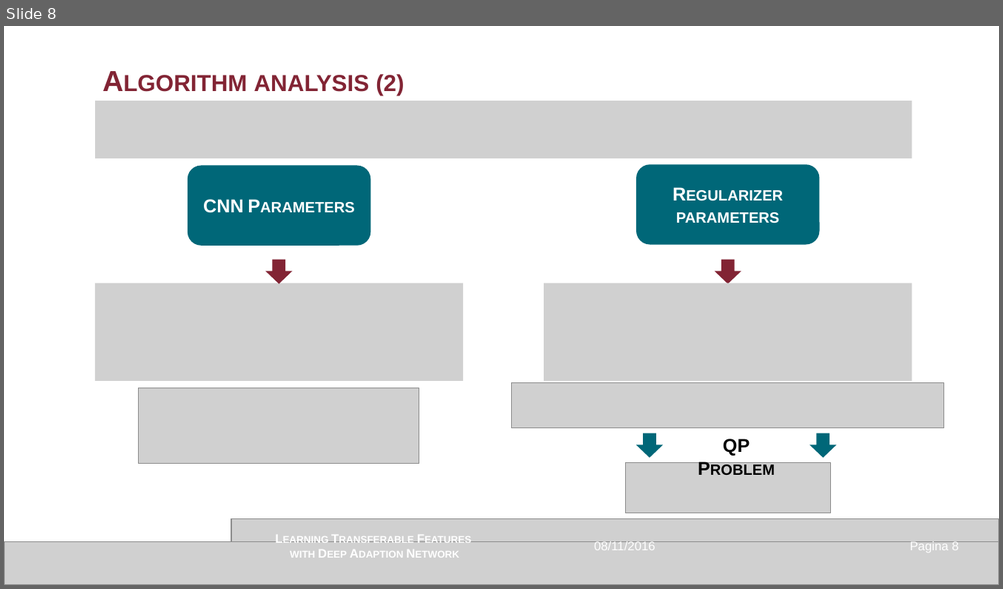
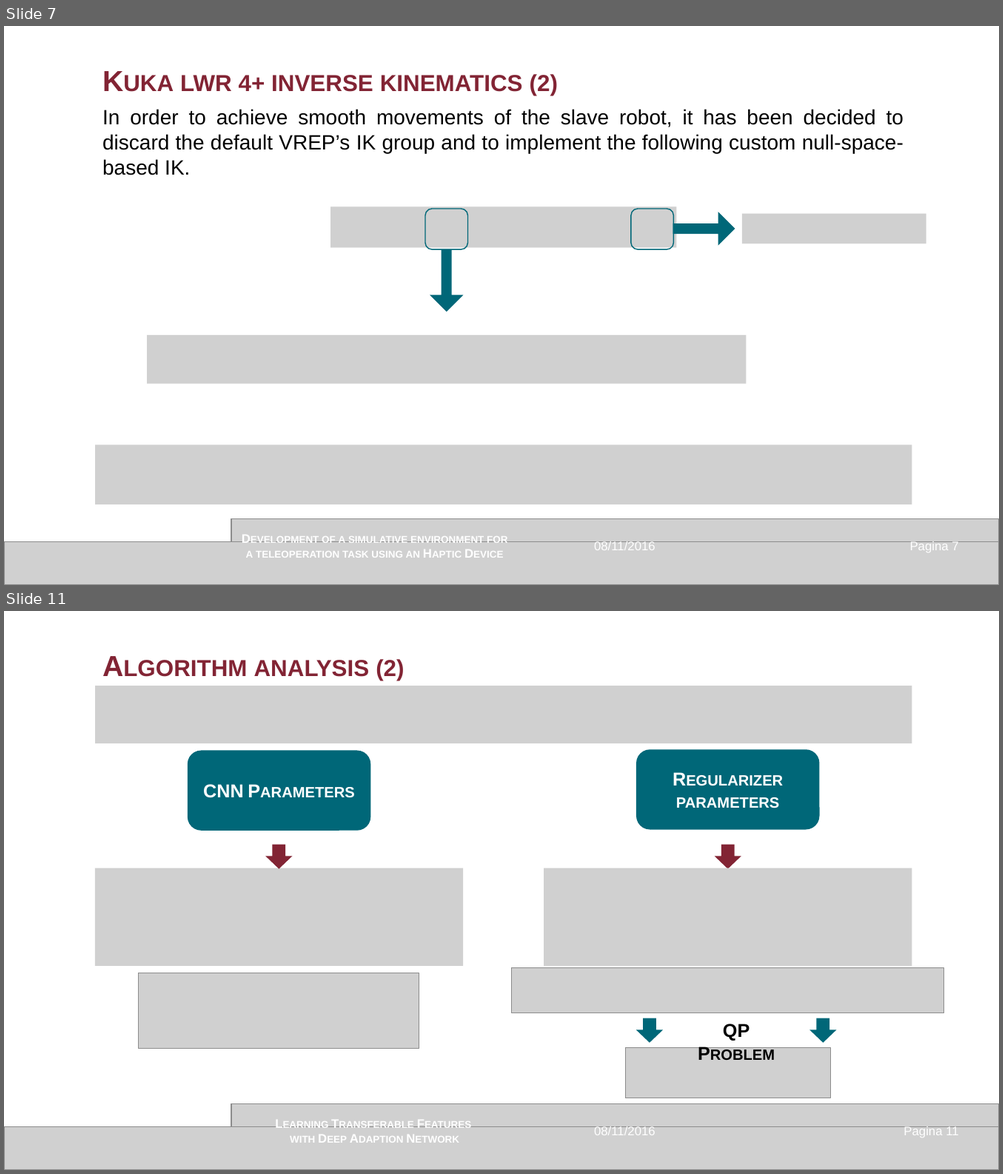
Before and after one commit to GianMassimiani/MEDROB2_VREP, a slide deck: 3_PPT/Presentazione_v1.0_IRVIN.pptx. Shown one above the other, each under a label of ours: slide 8 before the commit, slides 7 and 11 after it; the slides between them are not shown. The pictures are 1003x589 and 1003x1174 pixels, drawn with LibreOffice and Linux fonts; fonts in the diff are those of the drawing; grey boxes stand for pictures. Boxes give left, top, right and bottom in pixels: in the first picture for what was removed or moved away, otherwise in the second. Text is boxed around its words. In the diff, an @@ line names an element or a change of style, - is before the commit and + after.

```diff
--- a/3_PPT/Presentazione_v1.0_IRVIN.pptx
+++ b/3_PPT/Presentazione_v1.0_IRVIN.pptx
@@ slide 7 added at (x1=4, y1=26, x2=999, y2=585), background #FFFFFF @@
@@ text added at (x1=180, y1=74, x2=558, y2=96), 28 pt, text #822434, bold, small capitals @@
+Kuka lwr 4+ inverse kinematics (2)
@@ text added at (x1=102, y1=109, x2=903, y2=153), 20 pt, text #000000 @@
+In order to achieve smooth movements of the slave robot, it has been decided to discard the default VREP’s IK group and to implement the following custom null-space-based IK.
@@ picture added at (x1=331, y1=207, x2=677, y2=247) @@
@@ rounded rectangle added at (x1=425, y1=209, x2=467, y2=249), outline #006778 1 pt @@
@@ rounded rectangle added at (x1=631, y1=209, x2=673, y2=249), outline #006778 1 pt @@
@@ down arrow added at (x1=674, y1=213, x2=734, y2=244), fill #006778, outline #006778 1 pt @@
@@ picture added at (x1=742, y1=214, x2=926, y2=244) @@
@@ down arrow added at (x1=431, y1=250, x2=462, y2=311), fill #006778, outline #006778 1 pt @@
@@ picture added at (x1=148, y1=335, x2=746, y2=384) @@
@@ picture added at (x1=95, y1=446, x2=912, y2=505) @@
@@ picture added at (x1=232, y1=519, x2=999, y2=543) @@
@@ picture added at (x1=4, y1=543, x2=999, y2=585) @@
@@ text added at (x1=246, y1=537, x2=507, y2=558), 12 pt, text #FFFFFF, bold, small capitals @@
+Development of a simulative environment for a teleoperation task using an Haptic Device
@@ text added at (x1=594, y1=542, x2=655, y2=551), 12 pt, text #FFFFFF @@
+08/11/2016
@@ page number added at (x1=910, y1=542, x2=958, y2=553), 12 pt, text #FFFFFF @@
+Pagina 7
@@ what was slide 8 is now slide 11 @@
@@ page number at (x1=903, y1=1127, x2=958, y2=1138): text changed @@
-Pagina 8
+Pagina 11
```
Also in this commit, not shown: 2 slides changed, 6 other slides added, 4 slides removed, 5 other files.
